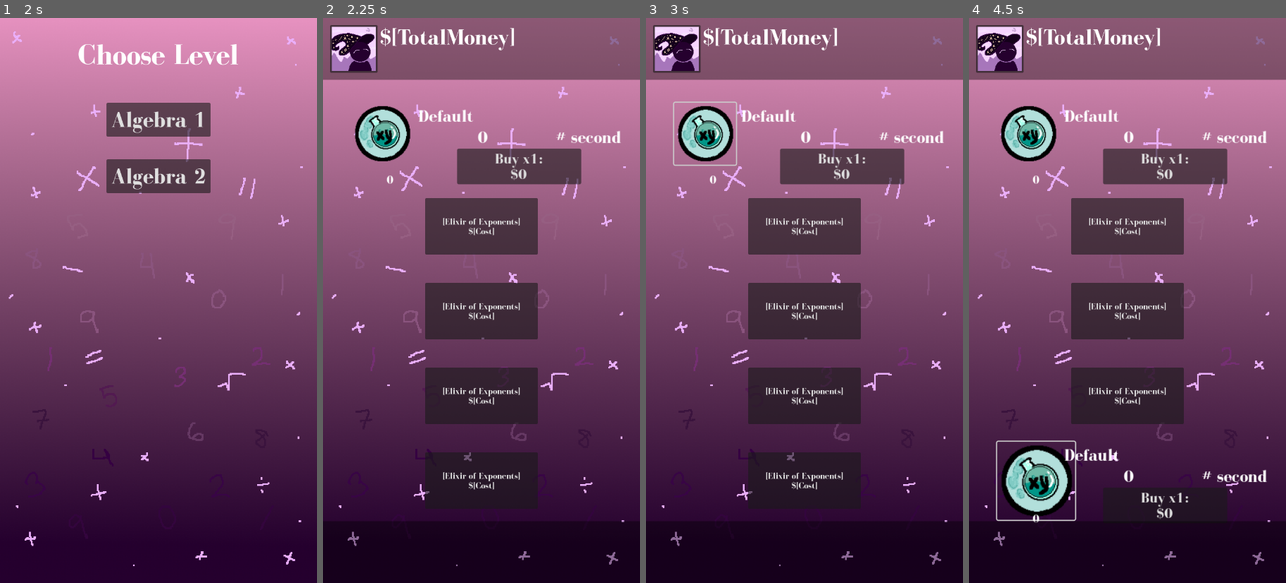
Above: before the commit, frames 1-4 (left to right).
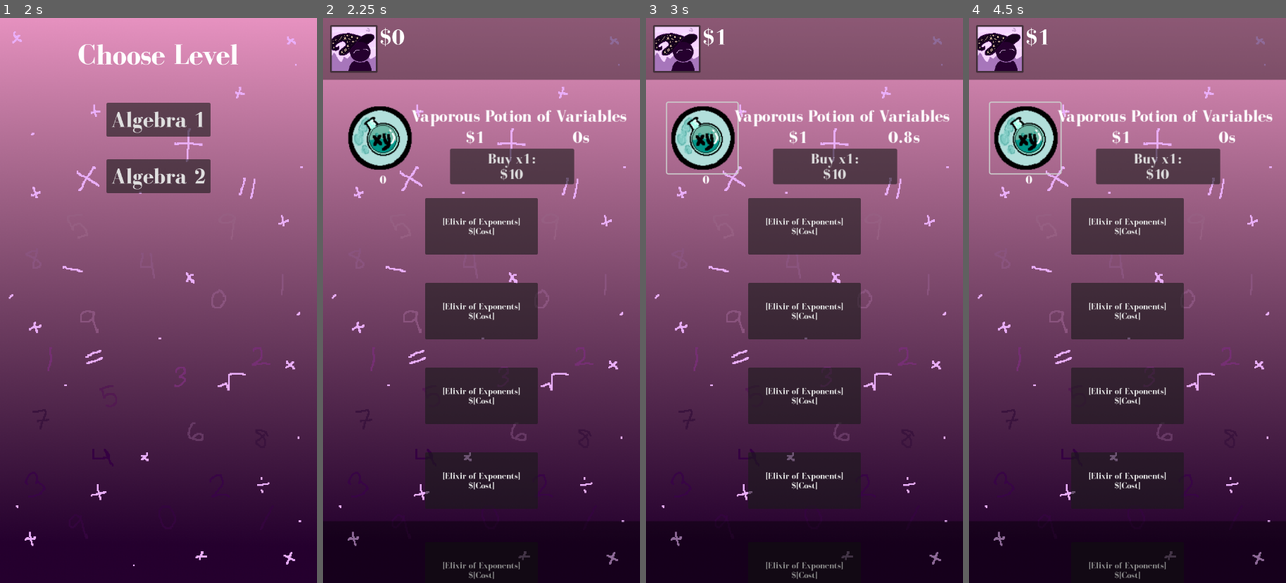
Above: after the commit, the same moments.

Repository: acdamstedt/1LProject_acdamstedt
Game: Godot game, scene res://main.tscn
The game is run twice, just before and just after one commit, with the same random seed, the same clock (stepped at 60 frames per second) and the same inputs. The engine's default icon, where the game draws it, is replaced by a stand-in: a white triangle on a blue panel in a dark square.
Inputs (mouse positions are in pixels of both pictures, inside the frame that each line leads up to):
- Up to frame 1 (2 s): click "Start" at 0.5 s; click "Save Game 1" at 1.25 s
- Up to frame 2 (2.25 s): click "Algebra 1" at 2 s
- Up to frame 3 (3 s): click "Default" (after the commit: "Vaporous Potion of Variables") at 2.75 s
- Up to frame 4 (4.5 s): click "[Elixir of Exponents] $[Cost]" at 3.5 s; click (1035, 481) at 4.25 s, where only the run before the commit has a clickable "Default"

Frame 1 is identical in both runs. In frame 2, 3.7% of the frame differs, in the area x 7-96%, y 1-100%; in frame 3, 4.0%; in frame 4, 7.3%, in the area x 6-96%, y 1-100%.

Commit message:
Added text files, etc

Diff:
--- a/Mathemagicians/algebra_1.gd
+++ b/Mathemagicians/algebra_1.gd
@@ -3,35 +3,101 @@
 extends Node
 
 # Camera Variables
-var pageSize = 720
-var numPages = 2
+var pageSize = 10
+var numPages = 3
 var pageNum = 1
+var correctAnswer
+
+var questionFile
+var answerFile
 
 
 func _ready():
-	$Clicker1/ClickerTitle.text = "Vaporous Potion of Variables" # No clue why this isn't doing what I want it to
+	# Set up titles
+	$Clicker1/ClickerTitle.text = "Vaporous Potion of Variables"
+
+	# Set up money
+	$Clicker1.moneyScale = 1.1
+	$Clicker1.startMoney = 1
+	$Clicker1.baseUpgradePrice = 10
+	$Clicker1.upgradePriceScale = 1.1
+
+	# Set up timers
 
 func _process(delta): # While the scene (Algebra 1) is running
-	if Input.is_action_pressed("page_left"): # "page_left" specified in Project Settings -> Input Map
-		$Camera2D.position.x -= pageSize
-	if Input.is_action_pressed("page_right"):
-		$Camera2D.position.x += pageSize
+	if Input.is_action_pressed("up"): # "page_left" specified in Project Settings -> Input Map
+		$Camera2D.position.y -= pageSize
+		await get_tree().create_timer(0.5).timeout
+	if Input.is_action_pressed("down"):
+		$Camera2D.position.y += pageSize
+		await get_tree().create_timer(0.5).timeout
 
-	$Camera2D.position.x = clamp($Camera2D.position.x, 0, (numPages - 1) * pageSize)
+	$Camera2D.position.y = clamp($Camera2D.position.y, 0, 1980)
 
-	if ($Clicker1/UpgradeButton._on_pressed()): # Not working (also not the ideal way)
-		emit_signal("clicker1upgrade")
+func _upgradeQuestion(clickerQuestions, clickerAnswers):
+	if ($HUD.totalMoney - $Clicker1.upgradePrice) >= 0:
+		$UpgradeBackground.show()
+		$Question.show()
+		$Answer.show()
+		$ExitButton.show()
 
+		questionFile = FileAccess.open("res://QuestionBank/Algebra1/" + clickerQuestions + ".txt", FileAccess.READ)
+		answerFile = FileAccess.open("res://QuestionBank/Algebra1/" + clickerAnswers + ".txt", FileAccess.READ)
+
+		var questions = []
+		var answers = []
+
+		while not questionFile.eof_reached():
+			questions.append(questionFile.get_line())
+
+		while not answerFile.eof_reached():
+			answers.append(answerFile.get_line())
+
+		questionFile.close()
+		answerFile.close()
+
+		var index = randi() % (questions.size() - 1)
+
+		$Question.text = questions[index]
+		correctAnswer = answers[index]
+	else:
+		$UpgradeBackground.show()
+		$ExitButton.show()
+		$Question.show()
+
+		$Question.text = "Not enough money to buy upgrade"
+
+func _on_exit_button_pressed():
+	$UpgradeBackground.hide()
+	$Question.hide()
+	$Answer.hide()
+	$ExitButton.hide()
+	$Icon.hide()
+	$Answer.text = ""
+
+func _on_answer_text_submitted(new_text):
+	if new_text == correctAnswer:
+		if ($HUD.totalMoney - $Clicker1.upgradePrice) >= 0:
+			$Clicker1.numUpgrades += 1
+			$HUD.totalMoney -= $Clicker1.upgradePrice
+			$Icon.show()
 
 # Clicker 1
+func _on_clicker_1_on_upgrade_pressed():
+	_upgradeQuestion("Clicker1Questions", "Clicker1Answers")
 
-func _clicker_1_upgrade(): # Not working
-	$Clicker1.numUpgrades += 1
+func _on_clicker_1_pressed():
+	if $Clicker1/ClickerTimer.is_stopped():
+		$HUD.totalMoney += $Clicker1.moneyPerClick
+		$Clicker1/ClickerTimer.start()
 
 # Clicker 2
 func _on_new_clicker_2_pressed(): # Switches NewClicker for Clicker
 	$NewClicker2.hide()
 	$Clicker2.show()
+
+func _on_clicker_2_on_upgrade_pressed():
+	$Clicker2.numUpgrades += 1
 
 # Clicker 3
 func _on_new_clicker_3_pressed():
@@ -67,11 +133,3 @@
 # Clicker 14
 
 # Clicker 15
-
-# Clicker 16
-
-
-
-func _on_clicker_1_on_upgrade_pressed():
-	$Clicker1.numUpgrades += 1
-	$Clicker1/NumberOfUpgrades.text = str($Clicker1.numUpgrades)
--- a/Mathemagicians/algebra_1.tscn
+++ b/Mathemagicians/algebra_1.tscn
@@ -7,6 +7,8 @@
 [ext_resource type="PackedScene" uid="uid://csxhxbuvjc8jy" path="res://clicker.tscn" id="3_dqlsb"]
 [ext_resource type="PackedScene" uid="uid://bwrpipapyffof" path="res://new_clicker.tscn" id="5_lxesy"]
 [ext_resource type="Texture2D" uid="uid://dvktchfcaukm8" path="res://art/IllusionInequalities.png" id="6_ylst2"]
+[ext_resource type="FontFile" uid="uid://crllml678fbxx" path="res://fonts/BodoniflfBold-MVZx.ttf" id="8_e4b7d"]
+[ext_resource type="Texture2D" uid="uid://01qclyk7ndvk" path="res://icon.svg" id="8_ky6eo"]
 
 [node name="Algebra1" type="Node"]
 script = ExtResource("1_aan28")
@@ -17,10 +19,24 @@
 centered = false
 
 [node name="Background2" type="Sprite2D" parent="."]
-position = Vector2(720, 0)
+position = Vector2(0, 1280)
 scale = Vector2(0.666667, 0.666667)
 texture = ExtResource("2_pp3hv")
 centered = false
+flip_v = true
+
+[node name="Background3" type="Sprite2D" parent="."]
+position = Vector2(1, 2560)
+scale = Vector2(0.666667, 0.666667)
+texture = ExtResource("2_pp3hv")
+centered = false
+
+[node name="Background4" type="Sprite2D" parent="."]
+position = Vector2(0, -1280)
+scale = Vector2(0.666667, 0.666667)
+texture = ExtResource("2_pp3hv")
+centered = false
+flip_v = true
 
 [node name="HUD" parent="." instance=ExtResource("2_d40lj")]
 
@@ -28,10 +44,10 @@
 anchor_mode = 0
 
 [node name="Clicker1" parent="." instance=ExtResource("3_dqlsb")]
-offset_left = 64.0
-offset_top = 192.0
-offset_right = 172.0
-offset_bottom = 300.0
+offset_left = 48.0
+offset_top = 192.0
+offset_right = 171.0
+offset_bottom = 315.0
 
 [node name="Clicker2" parent="." instance=ExtResource("3_dqlsb")]
 visible = false
@@ -40,10 +56,10 @@
 anchor_top = 0.15
 anchor_right = 0.089
 anchor_bottom = 0.15
-offset_left = -0.0800011
-offset_top = 192.0
-offset_right = 135.92
-offset_bottom = 328.0
+offset_left = -24.08
+offset_top = 192.0
+offset_right = 98.92
+offset_bottom = 315.0
 icon = ExtResource("6_ylst2")
 
 [node name="Clicker3" parent="." instance=ExtResource("3_dqlsb")]
@@ -53,10 +69,10 @@
 anchor_top = 0.15
 anchor_right = 0.089
 anchor_bottom = 0.15
-offset_left = -0.0800011
+offset_left = -24.08
 offset_top = 384.0
-offset_right = 135.92
-offset_bottom = 520.0
+offset_right = 98.92
+offset_bottom = 507.0
 
 [node name="Clicker4" parent="." instance=ExtResource("3_dqlsb")]
 visible = false
@@ -65,10 +81,10 @@
 anchor_top = 0.15
 anchor_right = 0.089
 anchor_bottom = 0.15
-offset_left = -0.0800011
+offset_left = -24.08
 offset_top = 576.0
-offset_right = 135.92
-offset_bottom = 712.0
+offset_right = 98.92
+offset_bottom = 699.0
 
 [node name="Clicker5" parent="." instance=ExtResource("3_dqlsb")]
 visible = false
@@ -77,10 +93,10 @@
 anchor_top = 0.15
 anchor_right = 0.089
 anchor_bottom = 0.15
-offset_left = -0.0800011
+offset_left = -24.08
 offset_top = 768.0
-offset_right = 135.92
-offset_bottom = 904.0
+offset_right = 104.92
+offset_bottom = 897.0
 
 [node name="NewClicker2" parent="." instance=ExtResource("5_lxesy")]
 anchors_preset = 5
@@ -118,8 +134,279 @@
 offset_right = 128.0
 offset_bottom = 1112.0
 
+[node name="Clicker6" parent="." instance=ExtResource("3_dqlsb")]
+visible = false
+offset_left = 768.0
+offset_top = 192.0
+offset_right = 891.0
+offset_bottom = 315.0
+
+[node name="Clicker7" parent="." instance=ExtResource("3_dqlsb")]
+visible = false
+anchors_preset = -1
+anchor_left = 0.089
+anchor_top = 0.15
+anchor_right = 0.089
+anchor_bottom = 0.15
+offset_left = -24.08
+offset_top = 192.0
+offset_right = 98.92
+offset_bottom = 315.0
+icon = ExtResource("6_ylst2")
+
+[node name="Clicker8" parent="." instance=ExtResource("3_dqlsb")]
+visible = false
+anchors_preset = -1
+anchor_left = 0.089
+anchor_top = 0.15
+anchor_right = 0.089
+anchor_bottom = 0.15
+offset_left = -24.08
+offset_top = 384.0
+offset_right = 98.92
+offset_bottom = 507.0
+
+[node name="Clicker9" parent="." instance=ExtResource("3_dqlsb")]
+visible = false
+anchors_preset = -1
+anchor_left = 0.089
+anchor_top = 0.15
+anchor_right = 0.089
+anchor_bottom = 0.15
+offset_left = -24.08
+offset_top = 576.0
+offset_right = 98.92
+offset_bottom = 699.0
+
+[node name="Clicker10" parent="." instance=ExtResource("3_dqlsb")]
+visible = false
+anchors_preset = -1
+anchor_left = 0.089
+anchor_top = 0.15
+anchor_right = 0.089
+anchor_bottom = 0.15
+offset_left = -24.08
+offset_top = 768.0
+offset_right = 104.92
+offset_bottom = 897.0
+
+[node name="NewClicker6" parent="." instance=ExtResource("5_lxesy")]
+anchors_preset = 5
+anchor_left = 0.5
+anchor_right = 0.5
+offset_left = -128.0
+offset_top = 1187.0
+offset_right = 128.0
+offset_bottom = 1315.0
+
+[node name="NewClicker7" parent="." instance=ExtResource("5_lxesy")]
+anchors_preset = 5
+anchor_left = 0.5
+anchor_right = 0.5
+offset_left = -128.0
+offset_top = 1371.0
+offset_right = 128.0
+offset_bottom = 1499.0
+
+[node name="NewClicker8" parent="." instance=ExtResource("5_lxesy")]
+anchors_preset = 5
+anchor_left = 0.5
+anchor_right = 0.5
+offset_left = -128.0
+offset_top = 1563.0
+offset_right = 128.0
+offset_bottom = 1691.0
+
+[node name="NewClicker9" parent="." instance=ExtResource("5_lxesy")]
+anchors_preset = 5
+anchor_left = 0.5
+anchor_right = 0.5
+offset_left = -128.0
+offset_top = 1755.0
+offset_right = 128.0
+offset_bottom = 1883.0
+
+[node name="NewClicker10" parent="." instance=ExtResource("5_lxesy")]
+anchors_preset = 5
+anchor_left = 0.5
+anchor_right = 0.5
+offset_left = -128.0
+offset_top = 1947.0
+offset_right = 128.0
+offset_bottom = 2075.0
+
+[node name="Clicker11" parent="." instance=ExtResource("3_dqlsb")]
+visible = false
+offset_left = 1488.0
+offset_top = 192.0
+offset_right = 1611.0
+offset_bottom = 315.0
+
+[node name="Clicker12" parent="." instance=ExtResource("3_dqlsb")]
+visible = false
+anchors_preset = -1
+anchor_left = 0.089
+anchor_top = 0.15
+anchor_right = 0.089
+anchor_bottom = 0.15
+offset_left = -24.08
+offset_top = 192.0
+offset_right = 98.92
+offset_bottom = 315.0
+icon = ExtResource("6_ylst2")
+
+[node name="Clicker13" parent="." instance=ExtResource("3_dqlsb")]
+visible = false
+anchors_preset = -1
+anchor_left = 0.089
+anchor_top = 0.15
+anchor_right = 0.089
+anchor_bottom = 0.15
+offset_left = -24.08
+offset_top = 384.0
+offset_right = 98.92
+offset_bottom = 507.0
+
+[node name="Clicker14" parent="." instance=ExtResource("3_dqlsb")]
+visible = false
+anchors_preset = -1
+anchor_left = 0.089
+anchor_top = 0.15
+anchor_right = 0.089
+anchor_bottom = 0.15
+offset_left = -24.08
+offset_top = 576.0
+offset_right = 98.92
+offset_bottom = 699.0
+
+[node name="Clicker15" parent="." instance=ExtResource("3_dqlsb")]
+visible = false
+anchors_preset = -1
+anchor_left = 0.089
+anchor_top = 0.15
+anchor_right = 0.089
+anchor_bottom = 0.15
+offset_left = -24.08
+offset_top = 768.0
+offset_right = 104.92
+offset_bottom = 897.0
+
+[node name="NewClicker11" parent="." instance=ExtResource("5_lxesy")]
+anchors_preset = 5
+anchor_left = 0.5
+anchor_right = 0.5
+offset_left = -126.0
+offset_top = 2144.0
+offset_right = 130.0
+offset_bottom = 2272.0
+
+[node name="NewClicker12" parent="." instance=ExtResource("5_lxesy")]
+anchors_preset = 5
+anchor_left = 0.5
+anchor_right = 0.5
+offset_left = -126.0
+offset_top = 2328.0
+offset_right = 130.0
+offset_bottom = 2456.0
+
+[node name="NewClicker13" parent="." instance=ExtResource("5_lxesy")]
+anchors_preset = 5
+anchor_left = 0.5
+anchor_right = 0.5
+offset_left = -126.0
+offset_top = 2520.0
+offset_right = 130.0
+offset_bottom = 2648.0
+
+[node name="NewClicker14" parent="." instance=ExtResource("5_lxesy")]
+anchors_preset = 5
+anchor_left = 0.5
+anchor_right = 0.5
+offset_left = -126.0
+offset_top = 2904.0
+offset_right = 130.0
+offset_bottom = 3032.0
+
+[node name="NewClicker15" parent="." instance=ExtResource("5_lxesy")]
+anchors_preset = 5
+anchor_left = 0.5
+anchor_right = 0.5
+offset_left = -126.0
+offset_top = 2712.0
+offset_right = 130.0
+offset_bottom = 2840.0
+
+[node name="UpgradeBackground" type="ColorRect" parent="."]
+visible = false
+anchors_preset = -1
+anchor_top = 0.006
+anchor_bottom = 0.006
+offset_left = 40.0
+offset_top = 162.32
+offset_right = 688.0
+offset_bottom = 1114.32
+color = Color(0.752941, 0.54902, 0.776471, 1)
+
+[node name="Question" type="Label" parent="."]
+visible = false
+anchors_preset = -1
+anchor_left = 0.489
+anchor_top = 0.131
+anchor_right = 0.489
+anchor_bottom = 0.131
+offset_left = -296.08
+offset_top = 16.32
+offset_right = 231.92
+offset_bottom = 760.32
+theme_override_fonts/font = ExtResource("8_e4b7d")
+theme_override_font_sizes/font_size = 60
+text = "Hello"
+autowrap_mode = 2
+
+[node name="Answer" type="LineEdit" parent="."]
+visible = false
+offset_left = 72.0
+offset_top = 960.0
+offset_right = 664.0
+offset_bottom = 1096.0
+theme_override_fonts/font = ExtResource("8_e4b7d")
+theme_override_font_sizes/font_size = 40
+placeholder_text = "Enter Answer Here"
+clear_button_enabled = true
+
+[node name="ExitButton" type="Button" parent="."]
+visible = false
+offset_left = 616.0
+offset_top = 192.0
+offset_right = 672.0
+offset_bottom = 248.0
+theme_override_fonts/font = ExtResource("8_e4b7d")
+theme_override_font_sizes/font_size = 40
+text = "X"
+
+[node name="Icon" type="Sprite2D" parent="."]
+visible = false
+position = Vector2(584, 736)
+texture = ExtResource("8_ky6eo")
+
 [connection signal="onUpgradePressed" from="Clicker1" to="." method="_on_clicker_1_on_upgrade_pressed"]
+[connection signal="pressed" from="Clicker1" to="." method="_on_clicker_1_pressed"]
+[connection signal="onUpgradePressed" from="Clicker2" to="." method="_on_clicker_2_on_upgrade_pressed"]
 [connection signal="pressed" from="NewClicker2" to="." method="_on_new_clicker_2_pressed"]
 [connection signal="pressed" from="NewClicker3" to="." method="_on_new_clicker_3_pressed"]
 [connection signal="pressed" from="NewClicker4" to="." method="_on_new_clicker_4_pressed"]
 [connection signal="pressed" from="NewClicker5" to="." method="_on_new_clicker_5_pressed"]
+[connection signal="onUpgradePressed" from="Clicker7" to="." method="_on_clicker_2_on_upgrade_pressed"]
+[connection signal="pressed" from="NewClicker6" to="." method="_on_new_clicker_2_pressed"]
+[connection signal="pressed" from="NewClicker7" to="." method="_on_new_clicker_2_pressed"]
+[connection signal="pressed" from="NewClicker8" to="." method="_on_new_clicker_3_pressed"]
+[connection signal="pressed" from="NewClicker9" to="." method="_on_new_clicker_4_pressed"]
+[connection signal="pressed" from="NewClicker10" to="." method="_on_new_clicker_5_pressed"]
+[connection signal="onUpgradePressed" from="Clicker12" to="." method="_on_clicker_2_on_upgrade_pressed"]
+[connection signal="pressed" from="NewClicker11" to="." method="_on_new_clicker_2_pressed"]
+[connection signal="pressed" from="NewClicker12" to="." method="_on_new_clicker_3_pressed"]
+[connection signal="pressed" from="NewClicker13" to="." method="_on_new_clicker_4_pressed"]
+[connection signal="pressed" from="NewClicker14" to="." method="_on_new_clicker_5_pressed"]
+[connection signal="pressed" from="NewClicker15" to="." method="_on_new_clicker_2_pressed"]
+[connection signal="text_submitted" from="Answer" to="." method="_on_answer_text_submitted"]
+[connection signal="pressed" from="ExitButton" to="." method="_on_exit_button_pressed"]
--- a/Mathemagicians/clicker.gd
+++ b/Mathemagicians/clicker.gd
@@ -2,21 +2,28 @@
 
 extends Button
 
-@onready var number_of_upgrades = $NumberOfUpgrades
 signal onUpgradePressed()
+
 # Creating modifiable variables in Inspector (with default values)
+@export var moneyPerClick = 0
+@export var startMoney = 0
+@export var moneyScale = 0
+
+@export var timePerClick = 1
+
 @export var numUpgrades = 0
-@export var moneyPerClick = 0
-@export var timePerClick = 1
-@export var upgradePrice = 0;
+@export var upgradePrice = 0
+@export var baseUpgradePrice = 0
+@export var upgradePriceScale = 0
 
 func _process(delta):
-	$ClickerTitle.text = "Default"
+	upgradePrice = snapped(baseUpgradePrice * pow(upgradePriceScale, numUpgrades), 0.01)
+	moneyPerClick = snapped(startMoney * pow(moneyScale, numUpgrades), 0.01)
 	$NumberOfUpgrades.text = str(numUpgrades)
-	$MoneyPerClick.text = str(moneyPerClick)
+	$MoneyPerClick.text = "$" + str(moneyPerClick)
 	$ClickerTimer.wait_time = timePerClick
 	$UpgradeButton.text = "Buy x1:\n$" + str(upgradePrice)
-	# $ClickerTimerDisplay.text = $ClickerTimer.what goes here?
+	$ClickerTimerDisplay.text = str(snapped($ClickerTimer.time_left, 0.1)) + "s"
 
 
 
--- a/Mathemagicians/clicker.tscn
+++ b/Mathemagicians/clicker.tscn
@@ -70,6 +70,6 @@
 horizontal_alignment = 1
 
 [node name="ClickerTimer" type="Timer" parent="."]
-autostart = true
+one_shot = true
 
 [connection signal="pressed" from="UpgradeButton" to="." method="_on_upgrade_button_pressed"]
--- a/Mathemagicians/hud.gd
+++ b/Mathemagicians/hud.gd
@@ -1,6 +1,11 @@
 # HUD
 
 extends CanvasLayer
+
+@export var totalMoney = 0
+
+func _process(delta):
+	$TotalMoney.text = "$" + str(totalMoney)
 
 # Avatar Button Functionality
 func _on_avatar_button_pressed():
--- a/Mathemagicians/project.godot
+++ b/Mathemagicians/project.godot
@@ -33,6 +33,16 @@
 "events": [Object(InputEventKey,"resource_local_to_scene":false,"resource_name":"","device":-1,"window_id":0,"alt_press …(182 unchanged characters)…
 ]
 }
+up={
+"deadzone": 0.5,
+"events": [Object(InputEventKey,"resource_local_to_scene":false,"resource_name":"","device":-1,"window_id":0,"alt_pressed":false,"shift_pressed":false,"ctrl_pressed":false,"meta_pressed":false,"pressed":false,"keycode":0,"physical_keycode":4194320,"key_label":0,"unicode":0,"echo":false,"script":null)
+]
+}
+down={
+"deadzone": 0.5,
+"events": [Object(InputEventKey,"resource_local_to_scene":false,"resource_name":"","device":-1,"window_id":0,"alt_pressed":false,"shift_pressed":false,"ctrl_pressed":false,"meta_pressed":false,"pressed":false,"keycode":0,"physical_keycode":4194322,"key_label":0,"unicode":0,"echo":false,"script":null)
+]
+}
 
 [rendering]
 
Not shown, added: Mathemagicians/QuestionBank/Algebra1/Clicker1Answers.txt
Not shown, added: Mathemagicians/QuestionBank/Algebra1/Clicker1Questions.txt
Not shown: 1 places in Mathemagicians/algebra_1.tscn that only renumber resources
